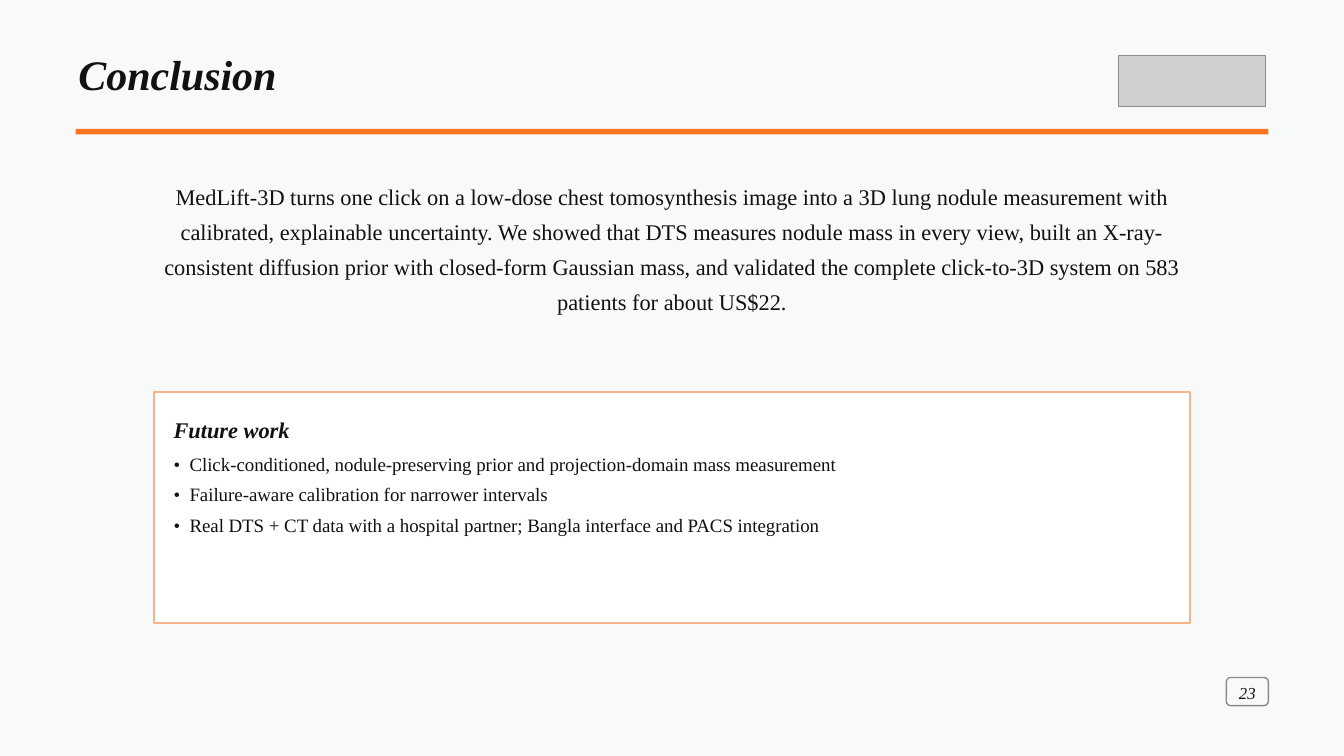
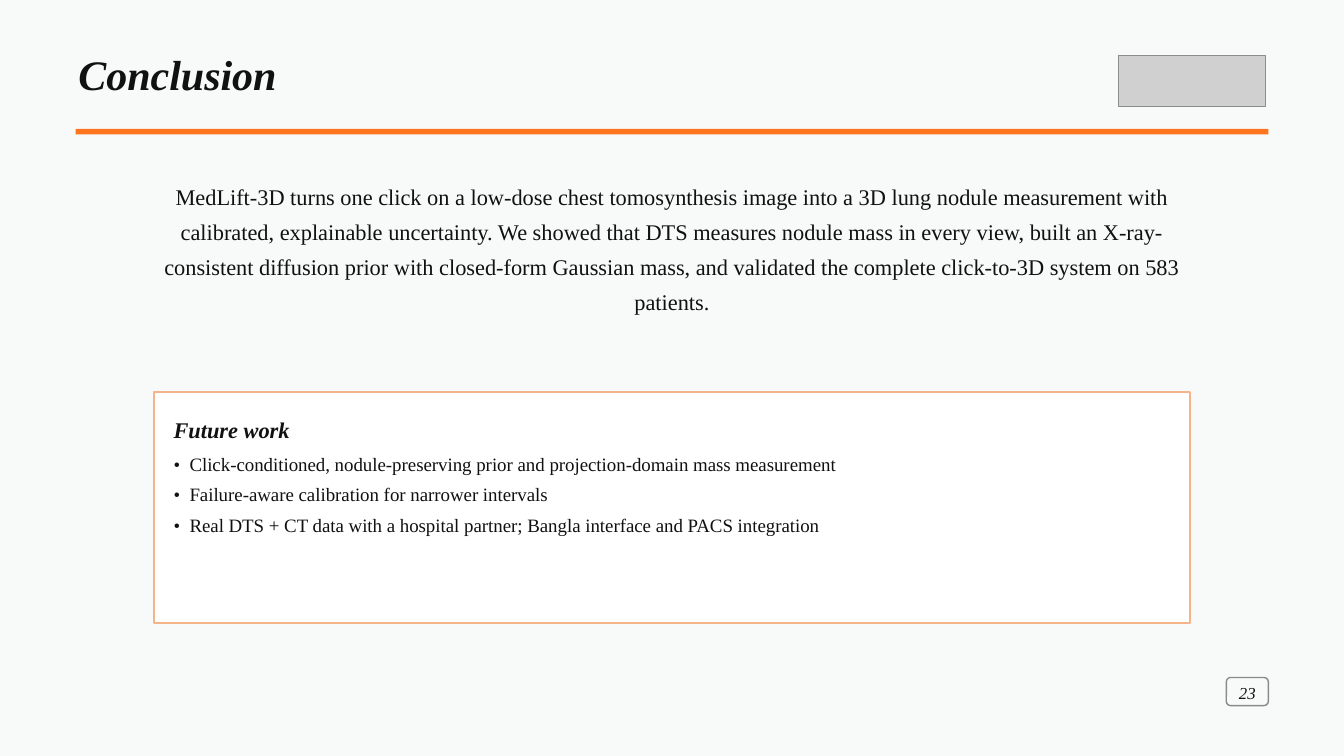
Before and after one commit to tcsquanta/medlift3d, a slide deck: slide 30 of report/MedLift3D_Defense.pptx. Drawn at 1344x756 pixels with LibreOffice and Linux fonts; fonts in the diff are those of the drawing; grey boxes stand for pictures. Boxes give left, top, right and bottom in pixels: in the first picture for what was removed or moved away, otherwise in the second. Text is boxed around its words. In the diff, an @@ line names an element or a change of style, - is before the commit and + after.

```diff
--- a/report/MedLift3D_Defense.pptx
+++ b/report/MedLift3D_Defense.pptx
@@ text at (x1=164, y1=189, x2=1179, y2=315): text changed @@
-MedLift-3D turns one click on a low-dose chest tomosynthesis image into a 3D lung nodule measurement with calibrated, explainable uncertainty. We showed that DTS measures nodule mass in every view, built an X-ray-consistent diffusion prior with closed-form Gaussian mass, and validated the complete click-to-3D system on 583 patients for about US$22.
+MedLift-3D turns one click on a low-dose chest tomosynthesis image into a 3D lung nodule measurement with calibrated, explainable uncertainty. We showed that DTS measures nodule mass in every view, built an X-ray-consistent diffusion prior with closed-form Gaussian mass, and validated the complete click-to-3D system on 583 patients.
```
Also in this commit, not shown: 2 other slides changed, 8 other files.
